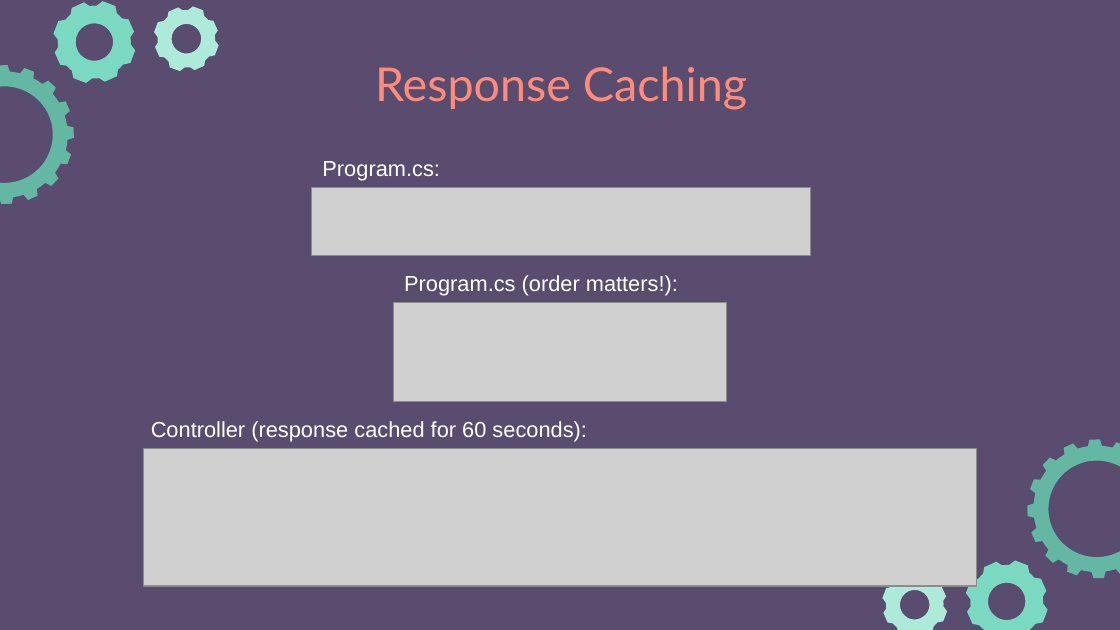
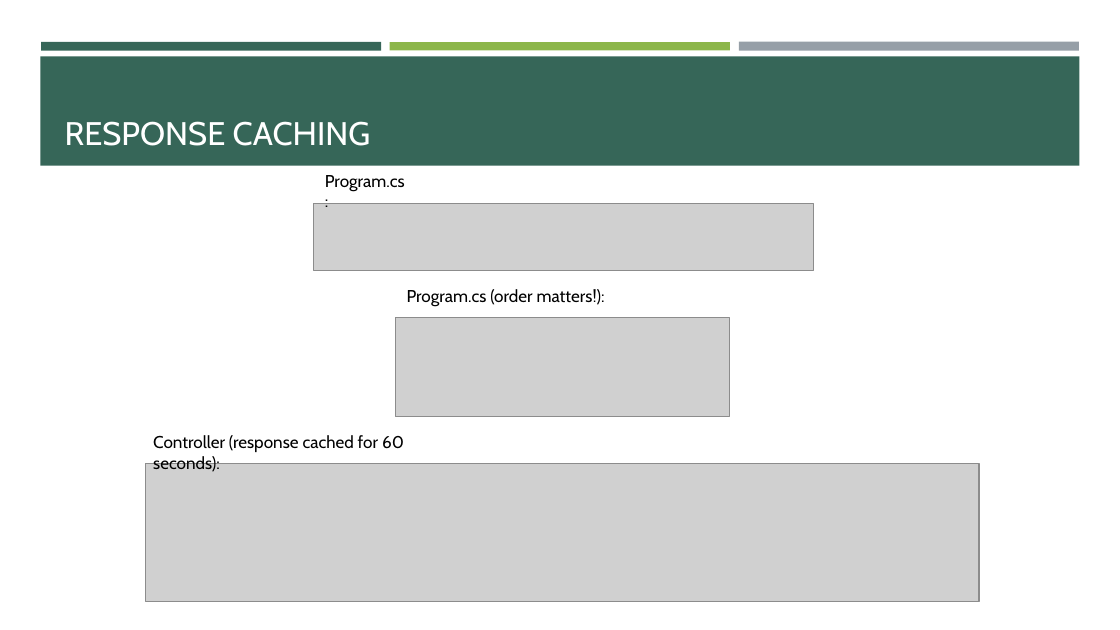
Before and after one commit to e-m-wilson/dotnet, a slide deck: slide 27 of Resources-Notes-Ppts/ASP-NET-Identity/ASPNET.pptx. Drawn at 1120x630 pixels with LibreOffice and Linux fonts; fonts in the diff are those of the drawing; grey boxes stand for pictures. Boxes give left, top, right and bottom in pixels: in the first picture for what was removed or moved away, otherwise in the second. Text is boxed around its words. In the diff, an @@ line names an element or a change of style, - is before the commit and + after.

```diff
--- a/Resources-Notes-Ppts/ASP-NET-Identity/ASPNET.pptx
+++ b/Resources-Notes-Ppts/ASP-NET-Identity/ASPNET.pptx
@@ background #594C6F to #FFFFFF @@
@@ freeform shape removed at (42,0,149,96) @@
@@ freeform shape removed at (144,0,228,80) @@
@@ freeform shape removed at (0,45,94,224) @@
@@ rectangle added at (40,56,1080,166), fill #366658 @@
@@ rectangle added at (41,43,382,52), fill #366658 @@
@@ rectangle added at (390,43,730,50), fill #8CB64A @@
@@ rectangle added at (739,41,1080,50), fill #969FA7 @@
@@ title "RESPONSE CACHING" at (65,121,371,146): vertical alignment top to bottom @@
@@ title at (65,121,371,146): text changed; size 30 to 21 pt; font Lato to Cabin; text colour #FF8B7B to #FFFFFF @@
-Response Caching
+RESPONSE CACHING
@@ text "Program.cs:": place and size @@
-text "Program.cs:" at (322,161,439,181)
+text "Program.cs:" at (325,175,405,192)
@@ picture: place and size @@
-picture at (311,188,811,255)
+picture at (314,203,813,270)
@@ text "Program.cs (order matters!):": place and size @@
-text "Program.cs (order matters!):" at (404,275,678,296)
+text "Program.cs (order matters!):" at (407,289,605,307)
@@ picture: place and size @@
-picture at (393,302,727,402)
+picture at (395,318,729,418)
@@ freeform shape removed at (1007,419,1120,598) @@
@@ size 14 to 11 pt, font Arial to Cabin, text colour #FFFFFF to #000000 in 3 elements at (325,175,405,192), (407,289,605,307), (153,435,404,472) @@
@@ text "Controller (response cached for 60 ...": place and size @@
-text "Controller (response cached for 60 ..." at (151,421,587,442)
+text "Controller (response cached for 60 ..." at (153,435,404,472)
@@ picture: place and size @@
-picture at (143,448,977,586)
+picture at (146,464,979,601)
@@ freeform shape removed at (873,563,957,630) @@
@@ freeform shape removed at (953,548,1060,630) @@
```
Also in this commit, not shown: 37 other slides changed, 12 slides added, 2 other files.
